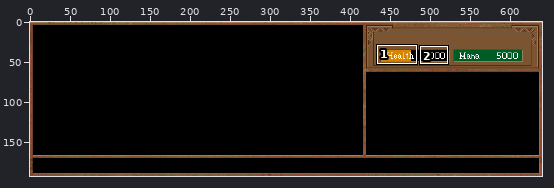
A pixel-art file gets an edit: bitmaps/main/main_interface.aseprite. The first picture is a wide view before the edit; the outline marks the close-up.
Close-up. First the earlier version:
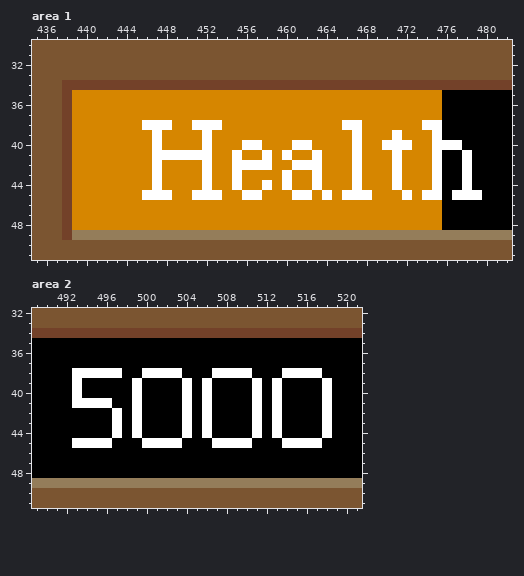
640x192 pixels, 1 frame. Shown: area 1: x 435..482, y 30..51; area 2: x 489..521, y 32..51. The commit also changed other parts of the picture, which this record leaves out.
The same view after the edit:
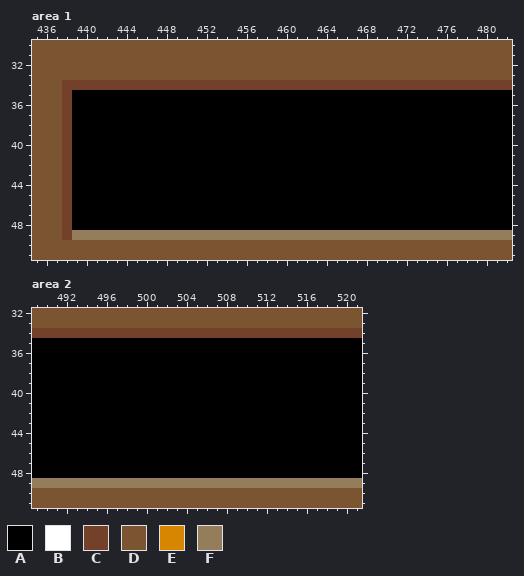
Palette (. is transparent): A #000000  B #ffffff  C #734129  D #7b5531  E #d68600  F #947d5a
Edits made:
--- area 1, layer "Health Bar"
@@ x 435..482 @@
 34 DDDCCCCCCCCCCCCCCCCCCCCCCCCCCCCCCCCCCCCCCCCCCCCC
-35 DDDCEEEEEEEEEEEEEEEEEEEEEEEEEEEEEEEEEEEEEAAAAAAA
-36 DDDCEEEEEEEEEEEEEEEEEEEEEEEEEEEEEEEEEEEEEAAAAAAA
-37 DDDCEEEEEEEEEEEEEEEEEEEEEEEEEEEEEEEEEEEEEAAAAAAA
-38 DDDCEEEEEEEBBBEEBBBEEEEEEEEEEEEBBEEEEEEBBAAAAAAA
-39 DDDCEEEEEEEEBEEEEBEEEEEEEEEEEEEEBEEEBEEEBAAAAAAA
-40 DDDCEEEEEEEEBEEEEBEEEBBEEEBBEEEEBEEBBBEEBBBAAAAA
-41 DDDCEEEEEEEEBBBBBBEEBEEBEBEEBEEEBEEEBEEEBAABAAAA
-42 DDDCEEEEEEEEBEEEEBEEBBBBEEBBBEEEBEEEBEEEBAABAAAA
-43 DDDCEEEEEEEEBEEEEBEEBEEEEBEEBEEEBEEEBEEEBAABAAAA
-44 DDDCEEEEEEEEBEEEEBEEBEEBEBEEBEEEBEEEBEEEBAABAAAA
-45 DDDCEEEEEEEBBBEEBBBEEBBEEEBBEBEBBBEEEBEBBABBBAAA
-46 DDDCEEEEEEEEEEEEEEEEEEEEEEEEEEEEEEEEEEEEEAAAAAAA
-47 DDDCEEEEEEEEEEEEEEEEEEEEEEEEEEEEEEEEEEEEEAAAAAAA
-48 DDDCEEEEEEEEEEEEEEEEEEEEEEEEEEEEEEEEEEEEEAAAAAAA
+35 DDDCAAAAAAAAAAAAAAAAAAAAAAAAAAAAAAAAAAAAAAAAAAAA
+36 DDDCAAAAAAAAAAAAAAAAAAAAAAAAAAAAAAAAAAAAAAAAAAAA
+37 DDDCAAAAAAAAAAAAAAAAAAAAAAAAAAAAAAAAAAAAAAAAAAAA
+38 DDDCAAAAAAAAAAAAAAAAAAAAAAAAAAAAAAAAAAAAAAAAAAAA
+39 DDDCAAAAAAAAAAAAAAAAAAAAAAAAAAAAAAAAAAAAAAAAAAAA
+40 DDDCAAAAAAAAAAAAAAAAAAAAAAAAAAAAAAAAAAAAAAAAAAAA
+41 DDDCAAAAAAAAAAAAAAAAAAAAAAAAAAAAAAAAAAAAAAAAAAAA
+42 DDDCAAAAAAAAAAAAAAAAAAAAAAAAAAAAAAAAAAAAAAAAAAAA
+43 DDDCAAAAAAAAAAAAAAAAAAAAAAAAAAAAAAAAAAAAAAAAAAAA
+44 DDDCAAAAAAAAAAAAAAAAAAAAAAAAAAAAAAAAAAAAAAAAAAAA
+45 DDDCAAAAAAAAAAAAAAAAAAAAAAAAAAAAAAAAAAAAAAAAAAAA
+46 DDDCAAAAAAAAAAAAAAAAAAAAAAAAAAAAAAAAAAAAAAAAAAAA
+47 DDDCAAAAAAAAAAAAAAAAAAAAAAAAAAAAAAAAAAAAAAAAAAAA
+48 DDDCAAAAAAAAAAAAAAAAAAAAAAAAAAAAAAAAAAAAAAAAAAAA
 49 DDDCFFFFFFFFFFFFFFFFFFFFFFFFFFFFFFFFFFFFFFFFFFFF
--- area 2, layer "Health Bar"
@@ x 489..521 @@
 37 AAAAAAAAAAAAAAAAAAAAAAAAAAAAAAAAA
-38 AAAABBBBBAABBBBAAABBBBAAABBBBAAAA
-39 AAAABAAAAABAAAABABAAAABABAAAABAAA
-40 AAAABAAAAABAAAABABAAAABABAAAABAAA
-41 AAAABBBBAABAAAABABAAAABABAAAABAAA
-42 AAAAAAAABABAAAABABAAAABABAAAABAAA
-43 AAAAAAAABABAAAABABAAAABABAAAABAAA
-44 AAAAAAAABABAAAABABAAAABABAAAABAAA
-45 AAAABBBBAAABBBBAAABBBBAAABBBBAAAA
+38 AAAAAAAAAAAAAAAAAAAAAAAAAAAAAAAAA
+39 AAAAAAAAAAAAAAAAAAAAAAAAAAAAAAAAA
+40 AAAAAAAAAAAAAAAAAAAAAAAAAAAAAAAAA
+41 AAAAAAAAAAAAAAAAAAAAAAAAAAAAAAAAA
+42 AAAAAAAAAAAAAAAAAAAAAAAAAAAAAAAAA
+43 AAAAAAAAAAAAAAAAAAAAAAAAAAAAAAAAA
+44 AAAAAAAAAAAAAAAAAAAAAAAAAAAAAAAAA
+45 AAAAAAAAAAAAAAAAAAAAAAAAAAAAAAAAA
 46 AAAAAAAAAAAAAAAAAAAAAAAAAAAAAAAAA
Where, in picture pixels (left, top, right, bottom), the same in both close-ups:
changed: (72, 90, 482, 230)
changed: (72, 368, 332, 448)
